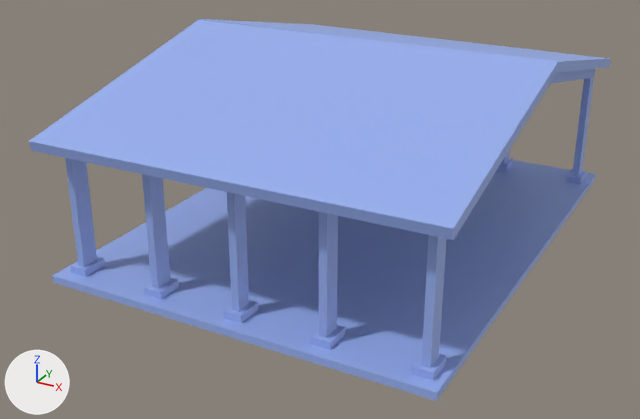
A saved change to the glTF model models/GabaldonNav.glb.
One viewpoint serves both versions: a 50 mm camera at (28.2, -34.5, 18.5) aimed at (9.5, -0.5, 1.5). Every picture has the same lights, and +X, +Y and +Z are marked at lower left. The picture after the commit comes second. Where no turn or scale is listed for an object, it has been applied to the vertices.
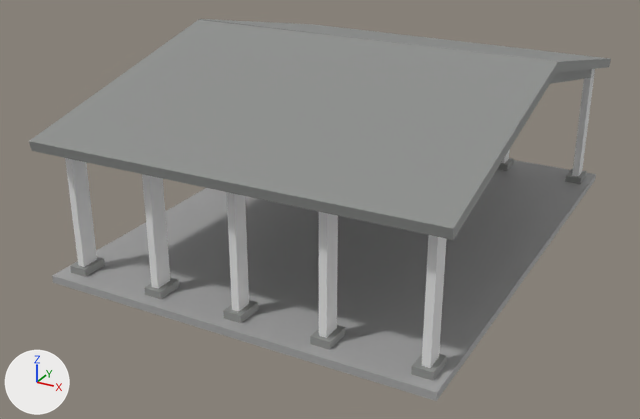
Diff of the bpy script that builds the scene:
```diff
--- a/models/GabaldonNav.glb.py
+++ b/models/GabaldonNav.glb.py
@@ me_cube_050 @@
 me_cube_050.from_pydata(...)  # 8 vertices, 12 faces; spans x -9.0..9.0, y -11.9..11.9, z -0.2..0.2
-me_cube_050.materials.append(mat_material_005)  # blue #98b0f0
+me_cube_050.materials.append(mat_slab_light_gray)  # grey #a8a8a8
@@ me_cube_025 @@
 me_cube_025.from_pydata(...)  # 8 vertices, 12 faces; spans x -0.17..0.17, y -0.42..0.42, z -3.41..3.41
-me_cube_025.materials.append(mat_material_003)  # blue #98b0f0
+me_cube_025.materials.append(mat_material_025)  # white #e7e7e7
@@ me_cube_026 @@
 me_cube_026.from_pydata(...)  # 8 vertices, 12 faces; spans x -0.17..0.17, y -0.42..0.42, z -3.41..3.41
-me_cube_026.materials.append(mat_material_003)  # blue #98b0f0
+me_cube_026.materials.append(mat_material_028)  # white #e7e7e7
@@ me_cube_029 @@
 me_cube_029.from_pydata(...)  # 8 vertices, 12 faces; spans x -9.1..9.1, y -6.2..6.2, z -1.6..1.6
-me_cube_029.materials.append(mat_material_005)  # blue #98b0f0
+me_cube_029.materials.append(mat_material_002)  # grey #8e908e
@@ me_cube_030 @@
 me_cube_030.from_pydata(...)  # 8 vertices, 12 faces; spans x -9.1..9.1, y -6.2..6.2, z -1.5..1.5
-me_cube_030.materials.append(mat_material_007)  # blue #98b0f0
+me_cube_030.materials.append(mat_material_001)  # grey #8e908e
@@ me_cube_045 @@
 me_cube_045.from_pydata(...)  # 8 vertices, 12 faces; spans x -0.17..0.17, y -0.42..0.42, z -3.41..3.41
-me_cube_045.materials.append(mat_material_003)  # blue #98b0f0
+me_cube_045.materials.append(mat_material_040)  # white #e7e7e7
@@ me_cube_046 @@
 me_cube_046.from_pydata(...)  # 8 vertices, 12 faces; spans x -0.17..0.17, y -0.37..0.37, z -3.41..3.41
-me_cube_046.materials.append(mat_material_003)  # blue #98b0f0
+me_cube_046.materials.append(mat_material_029)  # white #e7e7e7
@@ me_cube_047 @@
 me_cube_047.from_pydata(...)  # 8 vertices, 12 faces; spans x -0.17..0.17, y -0.42..0.42, z -3.41..3.41
-me_cube_047.materials.append(mat_material_003)  # blue #98b0f0
+me_cube_047.materials.append(mat_material_033)  # white #e7e7e7
@@ me_cube_048 @@
 me_cube_048.from_pydata(...)  # 8 vertices, 12 faces; spans x -0.17..0.17, y -0.42..0.42, z -3.41..3.41
-me_cube_048.materials.append(mat_material_003)  # blue #98b0f0
+me_cube_048.materials.append(mat_material_035)  # white #e7e7e7
@@ me_cube_006 @@
 me_cube_006.from_pydata(...)  # 8 vertices, 12 faces; spans x -0.42..0.42, y -0.616..0.616, z -0.208..0.208
-me_cube_006.materials.append(mat_material_003)  # blue #98b0f0
+me_cube_006.materials.append(mat_material_014)  # grey #8e908e
@@ me_cube_007 @@
 me_cube_007.from_pydata(...)  # 8 vertices, 12 faces; spans x -0.42..0.42, y -0.616..0.616, z -0.208..0.208
-me_cube_007.materials.append(mat_material_003)  # blue #98b0f0
+me_cube_007.materials.append(mat_material_015)  # grey #8e908e
@@ me_cube_008 @@
 me_cube_008.from_pydata(...)  # 8 vertices, 12 faces; spans x -0.42..0.42, y -0.616..0.616, z -0.208..0.208
-me_cube_008.materials.append(mat_material_003)  # blue #98b0f0
+me_cube_008.materials.append(mat_material_013)  # grey #8e908e
@@ me_cube_009 @@
 me_cube_009.from_pydata(...)  # 8 vertices, 12 faces; spans x -0.42..0.42, y -0.616..0.616, z -0.208..0.208
-me_cube_009.materials.append(mat_material_003)  # blue #98b0f0
+me_cube_009.materials.append(mat_material_012)  # grey #8e908e
@@ me_cube_010 @@
 me_cube_010.from_pydata(...)  # 8 vertices, 12 faces; spans x -0.42..0.42, y -0.616..0.616, z -0.208..0.208
-me_cube_010.materials.append(mat_material_003)  # blue #98b0f0
+me_cube_010.materials.append(mat_material_011)  # grey #8e908e
```

Where the change shows, as pixel boxes (x1, y1, x2, y2) in the pictures (640 x 419 px):
'Cube.007', recoloured (blue to grey): (29, 20, 558, 240) in both
'Cube.002', recoloured (blue to grey): (52, 160, 596, 401) in both
'Cube.008', recoloured (blue to grey): (199, 19, 611, 73) in both
'Cube.017', recoloured (blue to white): (421, 235, 446, 368) in both
'Cube.016', recoloured (blue to white): (319, 212, 338, 338) in both
'Cube.004', recoloured (blue to white): (142, 174, 170, 288) in both
'Cube.003', recoloured (blue to white): (65, 158, 97, 267) in both
'Cube.015', recoloured (blue to white): (227, 192, 249, 311) in both
'Cube.012', recoloured (blue to white): (572, 69, 595, 176) in both
'Cube.020', recoloured (blue to grey): (411, 354, 446, 381) in both
'Cube.019', recoloured (blue to grey): (310, 325, 345, 350) in both
'Cube.021', recoloured (blue to grey): (223, 300, 258, 323) in both
'Cube.022', recoloured (blue to grey): (145, 278, 179, 299) in both
'Cube.023', recoloured (blue to grey): (70, 257, 105, 277) in both
